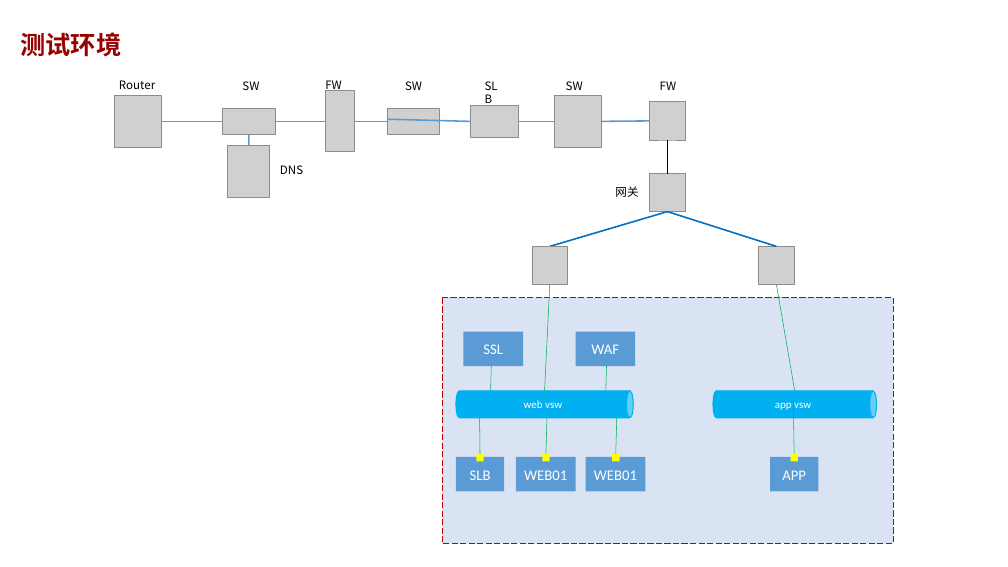
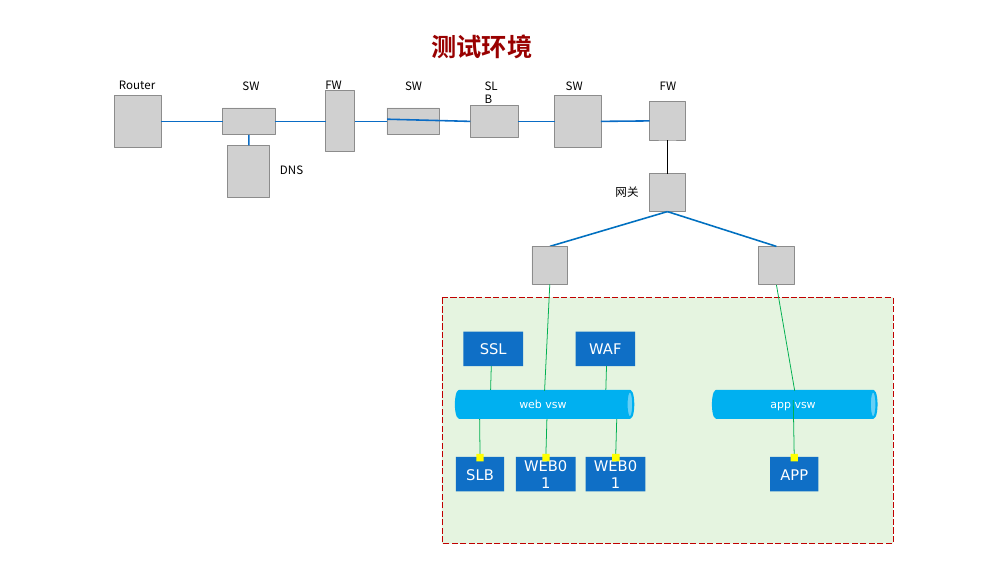
Before and after one commit to Matthewyin/NETCLI, a slide deck: slide 1 of testEnv/NETCLI.pptx. Drawn at 1008x567 pixels with LibreOffice and Linux fonts; fonts in the diff are those of the drawing; grey boxes stand for pictures. Boxes give left, top, right and bottom in pixels: in the first picture for what was removed or moved away, otherwise in the second. Text is boxed around its words. In the diff, an @@ line names an element or a change of style, - is before the commit and + after.

```diff
--- a/testEnv/NETCLI.pptx
+++ b/testEnv/NETCLI.pptx
@@ title "测试环境" at (432,34,533,59): alignment left to centre; line spacing 0.9 to 1 @@
@@ line (387, 119) - (470, 122): stroke #5B9BD5 1.5 pt to #0A6DC6 1.5 pt @@
@@ line (161, 122) - (223, 122): stroke #5B9BD5 1.5 pt to #0A6DC6 1.5 pt @@
@@ line (249, 145) - (249, 135): stroke #5B9BD5 1.5 pt to #0A6DC6 1.5 pt @@
@@ line (275, 122) - (326, 122): stroke #5B9BD5 1.5 pt to #0A6DC6 1.5 pt @@
@@ line (387, 122) - (355, 122): stroke #5B9BD5 1.5 pt to #0A6DC6 1.5 pt @@
@@ line (519, 122) - (555, 122): stroke #5B9BD5 1.5 pt to #0A6DC6 1.5 pt @@
@@ line (601, 122) - (650, 121): stroke #5B9BD5 1.5 pt to #0A6DC6 1.5 pt @@
@@ rounded rectangle at (442,297,894,544): fill #DAE3F3 to #E5F4E0 @@
@@ line (550, 284) - (544, 391): stroke #00B050 0.5 pt to #00B050 0.75 pt @@
@@ line (777, 284) - (795, 391): stroke #00B050 0.5 pt to #00B050 0.75 pt @@
@@ line (492, 355) - (490, 411): stroke #00B050 0.5 pt to #00B050 0.75 pt @@
@@ font Calibri to DejaVu Sans; fill #5B9BD5 to #0F6FC6 in 6 elements at (516,457,575,492), (456,457,504,492), (771,457,819,492), (586,457,646,492), (464,332,523,367), (575,332,635,367) @@
@@ line (607, 357) - (606, 414): stroke #00B050 0.5 pt to #00B050 0.75 pt @@
@@ cylinder "web vsw" at (456,391,633,419): font Calibri to DejaVu Sans; outline #00B0F0 1 pt to #00B0F0 2 pt @@
@@ line (479, 402) - (480, 457): stroke #00B050 0.5 pt to #00B050 0.75 pt @@
@@ line (547, 402) - (546, 458): stroke #00B050 0.5 pt to #00B050 0.75 pt @@
@@ line (617, 402) - (616, 458): stroke #00B050 0.5 pt to #00B050 0.75 pt @@
@@ cylinder "app vsw" at (713,391,876,418): font Calibri to DejaVu Sans; outline #00B0F0 1 pt to #00B0F0 2 pt @@
@@ line (793, 400) - (795, 457): stroke #00B050 0.5 pt to #00B050 0.75 pt @@
```
Also in this commit, not shown: 3 other slides changed, 2 other files.
